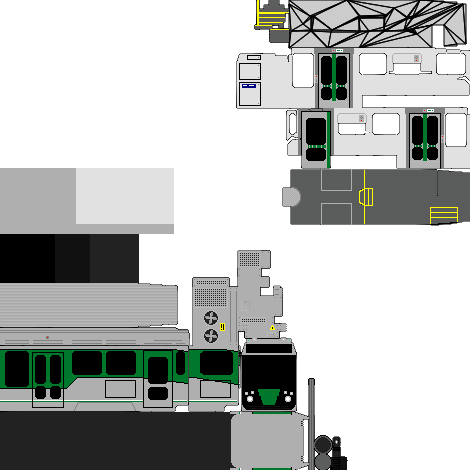
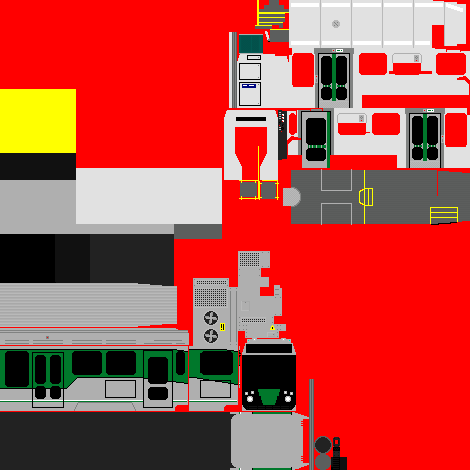
The second 470 × 470 image is a revision of the first. Changes to its layers:
painted on "Interior" over [190, 0, 466, 233]
painted on "Solid Colors" over [0, 89, 222, 286]
showed "Background" over [0, 0, 470, 470]
painted on "Dropped Buffer" over [0, 0, 457, 469]
